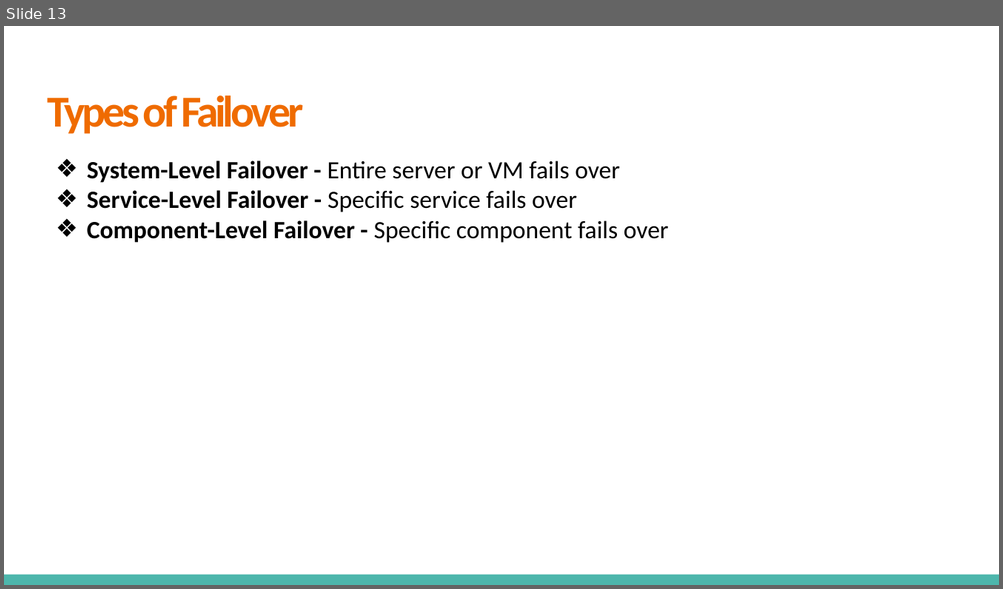
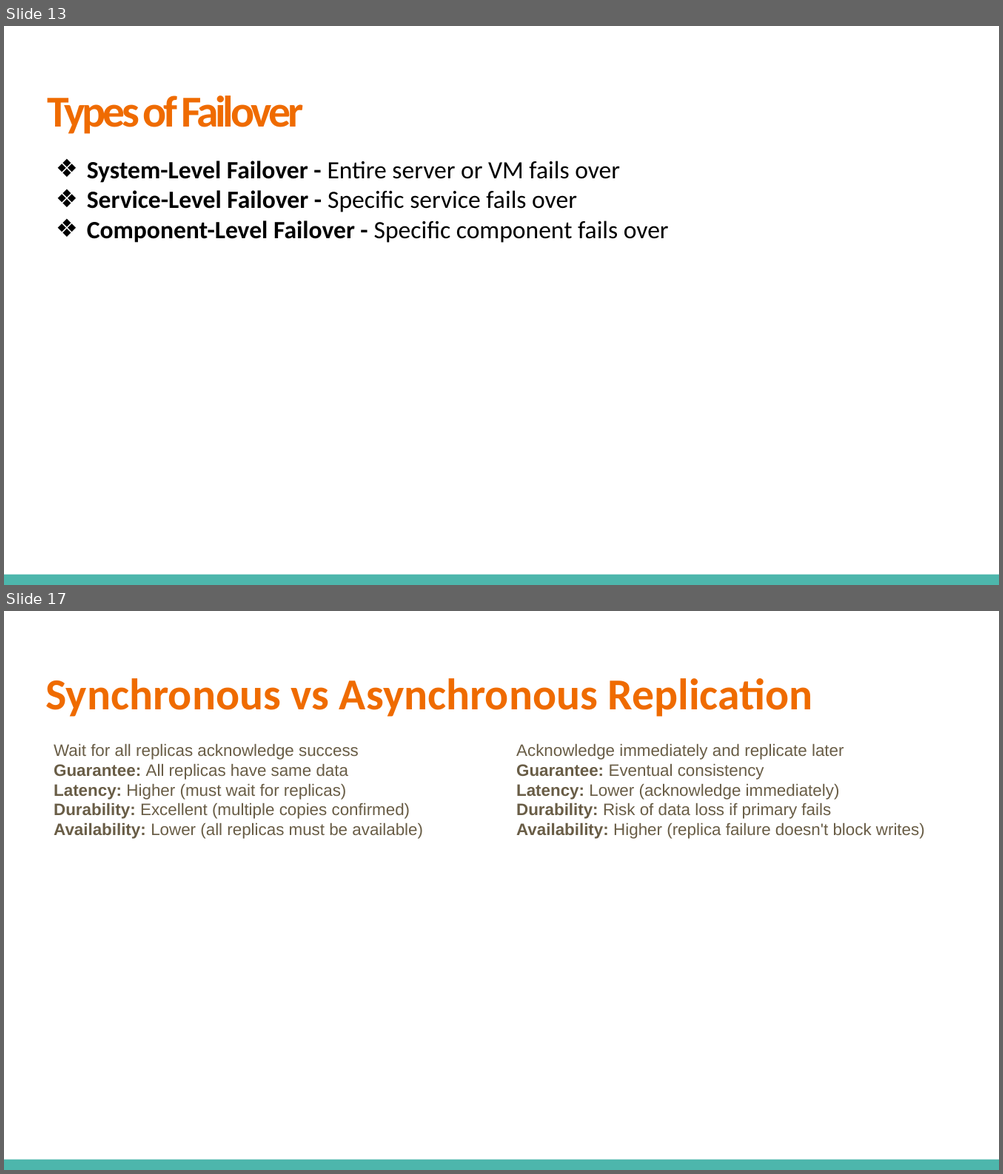
Before and after one commit to VikashChauhan51/system-design, a slide deck: High Level System Design/Fundamentals/2. Attributes of Distributed Systems/Attributes of Distributed Systems.pptx. Shown one above the other, each under a label of ours: slide 13 before the commit, slides 13 and 17 after it; the slides between them are not shown. The pictures are 1003x589 and 1003x1174 pixels, drawn with LibreOffice and Linux fonts; fonts in the diff are those of the drawing. Boxes give left, top, right and bottom in pixels: in the first picture for what was removed or moved away, otherwise in the second. Text is boxed around its words. In the diff, an @@ line names an element or a change of style, - is before the commit and + after.

Commit message:
Distributed System Theorems and  Data Structures

```diff
--- a/High Level System Design/Fundamentals/2. Attributes of Distributed Systems/Attributes of Distributed Systems.pptx
+++ b/High Level System Design/Fundamentals/2. Attributes of Distributed Systems/Attributes of Distributed Systems.pptx
@@ slide 17 added at [4,611,999,1170], background #FFFFFF; not listed: 1 template element that a slide beside it also shows @@
@@ title added at [46,678,813,717], 32 pt, text #EF6B00, bold @@
+Synchronous vs Asynchronous Replication
@@ text added at [54,743,423,839], 12 pt, text #695D46 @@
+Wait for all replicas acknowledge success
+Guarantee: All replicas have same data
+Latency: Higher (must wait for replicas)
+Durability: Excellent (multiple copies confirmed)
+Availability: Lower (all replicas must be available)
@@ text added at [516,743,925,839], 12 pt, text #695D46 @@
+Acknowledge immediately and replicate later
+Guarantee: Eventual consistency
+Latency: Lower (acknowledge immediately)
+Durability: Risk of data loss if primary fails
+Availability: Higher (replica failure doesn't block writes)
```
Also in this commit, not shown: 2 slides changed, 18 other slides added, 2 other files.
